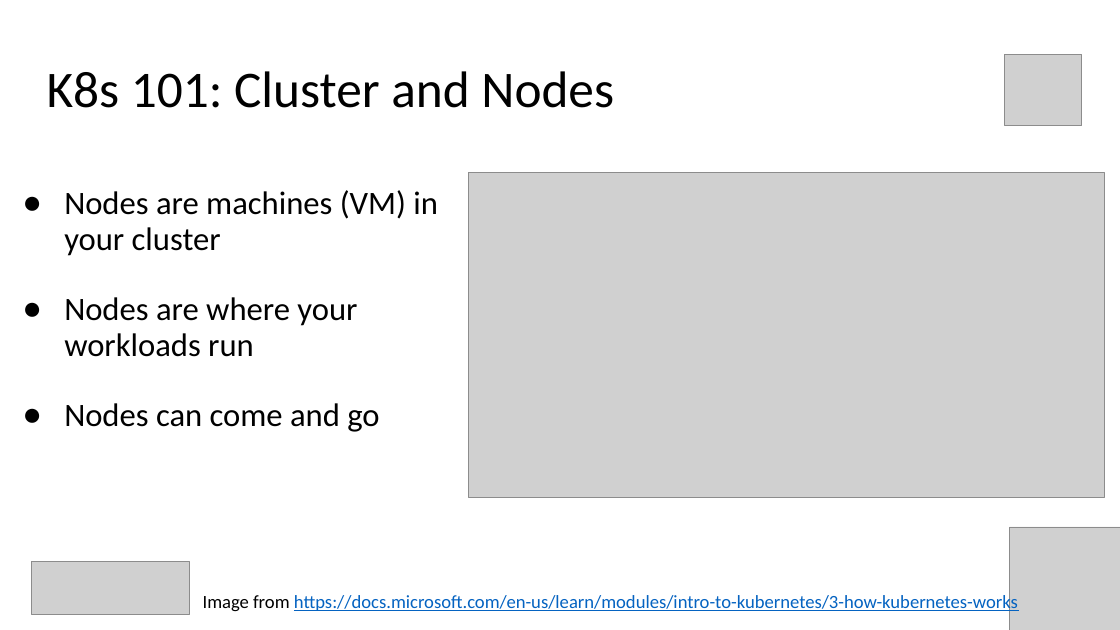
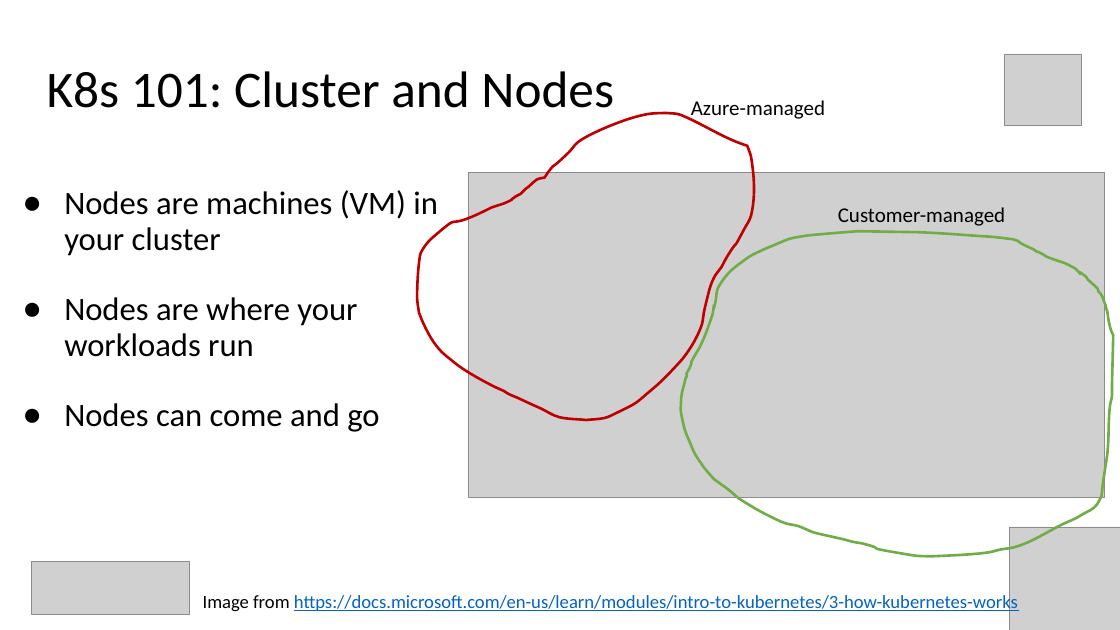
Before and after one commit to evgenyb/aks-workshops, a slide deck: slide 8 of 05-scaling-options-in-aks/slides/scaling-options-for-applications-and-clusters-in-AKS.pptx. Drawn at 1120x630 pixels with LibreOffice and Linux fonts; fonts in the diff are those of the drawing; grey boxes stand for pictures. Boxes give left, top, right and bottom in pixels: in the first picture for what was removed or moved away, otherwise in the second. Text is boxed around its words. In the diff, an @@ line names an element or a change of style, - is before the commit and + after.

Commit message:
slides

```diff
--- a/05-scaling-options-in-aks/slides/scaling-options-for-applications-and-clusters-in-AKS.pptx
+++ b/05-scaling-options-in-aks/slides/scaling-options-for-applications-and-clusters-in-AKS.pptx
@@ freeform shape added at (418, 113, 755, 420), outline #C00000 2.25 pt @@
@@ text added at (691, 100, 825, 121), 18 pt, text #000000 @@
+Azure-managed
@@ text added at (838, 207, 1005, 226), 18 pt, text #000000 @@
+Customer-managed
@@ freeform shape added at (681, 231, 1113, 556), outline #70AD47 2.25 pt @@
```
Also in this commit, not shown: 1 other slide changed.
